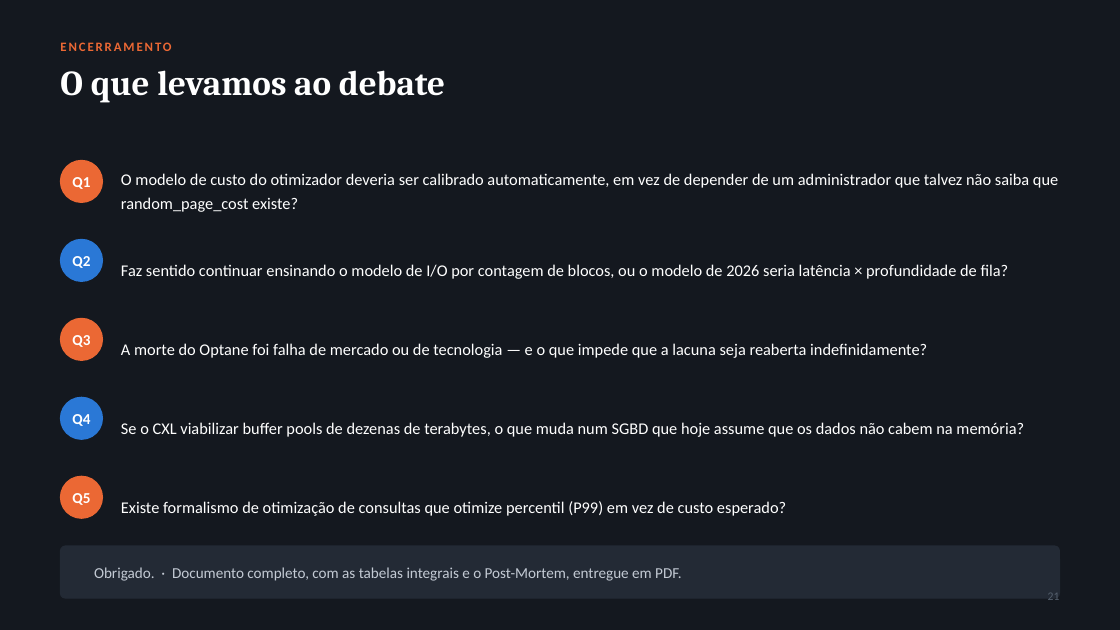
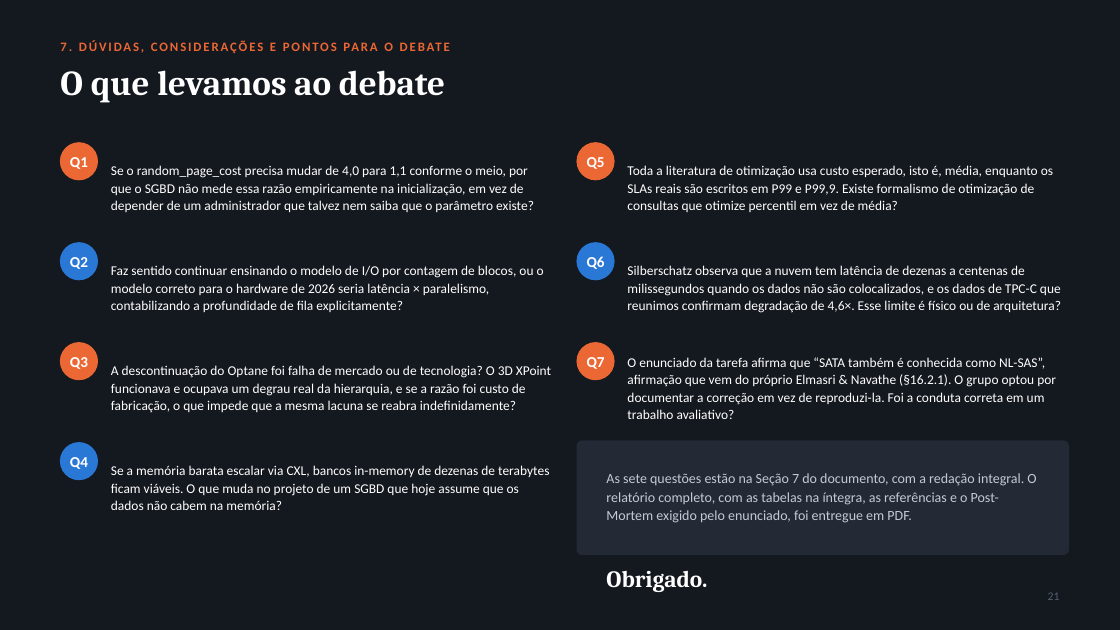
Before and after one commit to guilherme-hu/Trabalho-CBD, a slide deck: slide 22 of Storage e Interfaces/Slides_Armazenamento_SBD.pptx. Drawn at 1120x630 pixels with LibreOffice and Linux fonts; fonts in the diff are those of the drawing. Boxes give left, top, right and bottom in pixels: in the first picture for what was removed or moved away, otherwise in the second. Text is boxed around its words. In the diff, an @@ line names an element or a change of style, - is before the commit and + after.

Commit message:
Correção dos slides Storage parte Gui

```diff
--- a/Storage e Interfaces/Slides_Armazenamento_SBD.pptx
+++ b/Storage e Interfaces/Slides_Armazenamento_SBD.pptx
@@ text at (x1=60, y1=42, x2=233, y2=295): text changed @@
-ENCERRAMENTO
+7. DÚVIDAS, CONSIDERAÇÕES E PONTOS PARA O DEBATE
@@ text "Q1" moved from (x1=72, y1=177, x2=90, y2=189) to (x1=70, y1=157, x2=88, y2=169) @@
@@ ellipse resized from (x1=60, y1=160, x2=103, y2=202) to (x1=60, y1=143, x2=97, y2=180) @@
@@ text "Q5" moved from (x1=72, y1=493, x2=90, y2=505) to (x1=587, y1=157, x2=605, y2=169) @@
@@ ellipse resized from (x1=60, y1=476, x2=103, y2=518) to (x1=577, y1=143, x2=614, y2=180) @@
@@ text added at (x1=111, y1=165, x2=534, y2=212), 11.5 pt, text #FFFFFF @@
+Se o random_page_cost precisa mudar de 4,0 para 1,1 conforme o meio, por que o SGBD não mede essa razão empiricamente na inicialização, em vez de depender de um administrador que talvez nem saiba que o parâmetro existe?
@@ text removed at (x1=121, y1=173, x2=1058, y2=212) @@
-O modelo de custo do otimizador deveria ser calibrado automaticamente, em vez de depender de um administrador que talvez não saiba que random_page_cost existe?
@@ text added at (x1=627, y1=165, x2=1053, y2=212), 11.5 pt, text #FFFFFF @@
+Toda a literatura de otimização usa custo esperado, isto é, média, enquanto os SLAs reais são escritos em P99 e P99,9. Existe formalismo de otimização de consultas que otimize percentil em vez de média?
@@ ellipse resized from (x1=60, y1=239, x2=103, y2=281) to (x1=60, y1=243, x2=97, y2=280) @@
@@ text at (x1=111, y1=265, x2=544, y2=312): text changed; size 14 to 11.5 pt @@
-Faz sentido continuar ensinando o modelo de I/O por contagem de blocos, ou o modelo de 2026 seria latência × profundidade de fila?
+Faz sentido continuar ensinando o modelo de I/O por contagem de blocos, ou o modelo correto para o hardware de 2026 seria latência × paralelismo, contabilizando a profundidade de fila explicitamente?
@@ ellipse added at (x1=577, y1=243, x2=614, y2=280), fill #2A78D6, outline #2A78D6 1 pt @@
@@ text added at (x1=587, y1=256, x2=605, y2=269), 13 pt, text #FFFFFF, bold @@
+Q6
@@ text added at (x1=627, y1=265, x2=1061, y2=313), 11.5 pt, text #FFFFFF @@
+Silberschatz observa que a nuvem tem latência de dezenas a centenas de milissegundos quando os dados não são colocalizados, e os dados de TPC-C que reunimos confirmam degradação de 4,6×. Esse limite é físico ou de arquitetura?
@@ text "Q3" moved from (x1=72, y1=335, x2=90, y2=347) to (x1=70, y1=357, x2=88, y2=369) @@
@@ ellipse resized from (x1=60, y1=318, x2=103, y2=360) to (x1=60, y1=343, x2=97, y2=380) @@
@@ ellipse added at (x1=577, y1=343, x2=614, y2=380), fill #EB6834, outline #EB6834 1 pt @@
@@ text added at (x1=587, y1=357, x2=605, y2=369), 13 pt, text #FFFFFF, bold @@
+Q7
@@ text added at (x1=627, y1=357, x2=1056, y2=419), 11.5 pt, text #FFFFFF @@
+O enunciado da tarefa afirma que “SATA também é conhecida como NL-SAS”, afirmação que vem do próprio Elmasri & Navathe (§16.2.1). O grupo optou por documentar a correção em vez de reproduzi-la. Foi a conduta correta em um trabalho avaliativo?
@@ text at (x1=111, y1=365, x2=551, y2=413): text changed; size 14 to 11.5 pt @@
-A morte do Optane foi falha de mercado ou de tecnologia — e o que impede que a lacuna seja reaberta indefinidamente?
+A descontinuação do Optane foi falha de mercado ou de tecnologia? O 3D XPoint funcionava e ocupava um degrau real da hierarquia, e se a razão foi custo de fabricação, o que impede que a mesma lacuna se reabra indefinidamente?
@@ text "Q4" moved from (x1=72, y1=414, x2=90, y2=426) to (x1=70, y1=457, x2=88, y2=469) @@
@@ ellipse resized from (x1=60, y1=397, x2=103, y2=439) to (x1=60, y1=443, x2=97, y2=480) @@
@@ rounded rectangle added at (x1=577, y1=441, x2=1069, y2=555), fill #232A35, outline #232A35 1 pt @@
@@ text at (x1=111, y1=465, x2=549, y2=510): text changed; size 14 to 11.5 pt @@
-Se o CXL viabilizar buffer pools de dezenas de terabytes, o que muda num SGBD que hoje assume que os dados não cabem na memória?
+Se a memória barata escalar via CXL, bancos in-memory de dezenas de terabytes ficam viáveis. O que muda no projeto de um SGBD que hoje assume que os dados não cabem na memória?
@@ text added at (x1=606, y1=473, x2=1036, y2=523), 12 pt, text #C3CAD4 @@
+As sete questões estão na Seção 7 do documento, com a redação integral. O relatório completo, com as tabelas na íntegra, as referências e o Post-Mortem exigido pelo enunciado, foi entregue em PDF.
@@ text removed at (x1=121, y1=501, x2=786, y2=516) @@
-Existe formalismo de otimização de consultas que otimize percentil (P99) em vez de custo esperado?
@@ rounded rectangle removed at (x1=60, y1=546, x2=1060, y2=598) @@
@@ text removed at (x1=94, y1=567, x2=682, y2=581) @@
-Obrigado. · Documento completo, com as tabelas integrais e o Post-Mortem, entregue em PDF.
@@ text added at (x1=606, y1=571, x2=707, y2=592), 20 pt, text #FFFFFF, bold @@
+Obrigado.
```
Also in this commit, not shown: 7 other slides changed, 1 other file.
